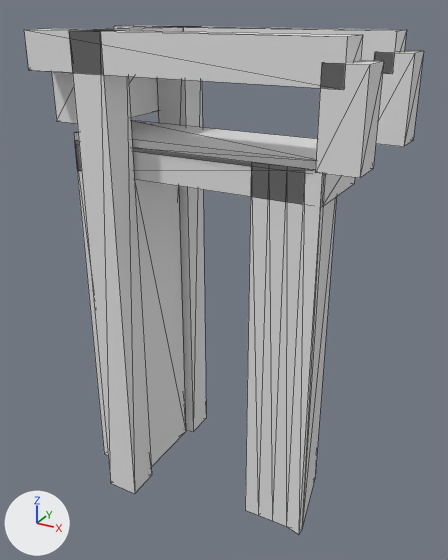
What one commit did to the glTF model models/molenschot/molenschot-brug-60df3101/molenschot-brug-60df3101.glb.
Before and after are seen from a 50 mm lens placed at (7.85, -13.55, 3.33), pointed at (0.37, 0.04, -3.46). Lighting does not change. The marker at lower left points along +X, +Y and +Z. The older version comes first. Mesh edges are drawn as thin lines.

In view in the first picture: 'building:balans', 'building:balans 2', 'building:contragewicht', 'building:hamei', 'building:hamei 2', 'building:hangstang', 'building:hangstang 2', 'building:portaal', 'road:dek', 'road:landhoofd (aangenomen)', 'road:landhoofd (aangenomen) 2', 'road:voetpad'.
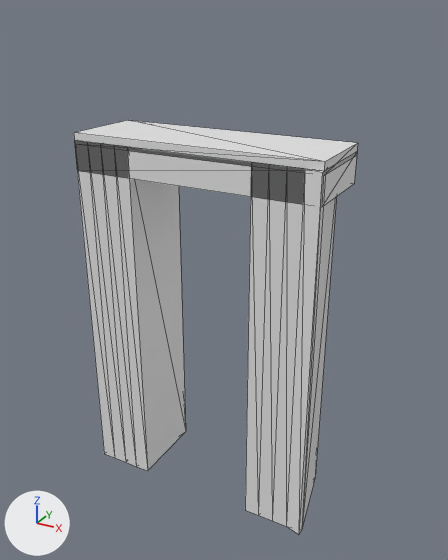
Pixel boxes [x1, y1, x2, y2] of what changed, in the pictures (448 x 560 px):
'building:hamei 2', deleted: before [69, 30, 152, 493]
'building:balans 2', deleted: before [24, 29, 363, 89]
'building:hamei', deleted: before [157, 26, 206, 432]
'building:hangstang 2', deleted: before [315, 60, 384, 178]
'building:hangstang', deleted: before [374, 50, 424, 147]
'building:balans', deleted: before [114, 26, 407, 74]
'building:contragewicht', deleted: before [52, 72, 158, 124]
'building:portaal', deleted: before [97, 27, 183, 31]

Patch to the scene script:
```diff
--- a/models/molenschot/molenschot-brug-60df3101/molenschot-brug-60df3101.glb.py
+++ b/models/molenschot/molenschot-brug-60df3101/molenschot-brug-60df3101.glb.py
@@ ob_building_hamei @@
-ob_building_hamei = bpy.data.objects.new('building:hamei', me_hamei)
-ob_building_hamei.location = (0.0, 0.0, 0.0)
@@ ob_building_hamei_2 @@
-ob_building_hamei_2 = bpy.data.objects.new('building:hamei 2', me_hamei_2)
-ob_building_hamei_2.location = (0.0, 0.0, 0.0)
@@ ob_building_portaal @@
-ob_building_portaal = bpy.data.objects.new('building:portaal', me_portaal)
-ob_building_portaal.location = (0.0, 0.0, 0.0)
@@ ob_building_balans @@
-ob_building_balans = bpy.data.objects.new('building:balans', me_balans)
-ob_building_balans.location = (0.0, 0.0, 0.0)
@@ ob_building_hangstang @@
-ob_building_hangstang = bpy.data.objects.new('building:hangstang', me_hangstang)
-ob_building_hangstang.location = (0.0, 0.0, 0.0)
@@ ob_building_balans_2 @@
-ob_building_balans_2 = bpy.data.objects.new('building:balans 2', me_balans_2)
-ob_building_balans_2.location = (0.0, 0.0, 0.0)
@@ ob_building_hangstang_2 @@
-ob_building_hangstang_2 = bpy.data.objects.new('building:hangstang 2', me_hangstang_2)
-ob_building_hangstang_2.location = (0.0, 0.0, 0.0)
@@ ob_building_contragewicht @@
-ob_building_contragewicht = bpy.data.objects.new('building:contragewicht', me_contragewicht)
-ob_building_contragewicht.location = (0.0, 0.0, 0.0)
```
